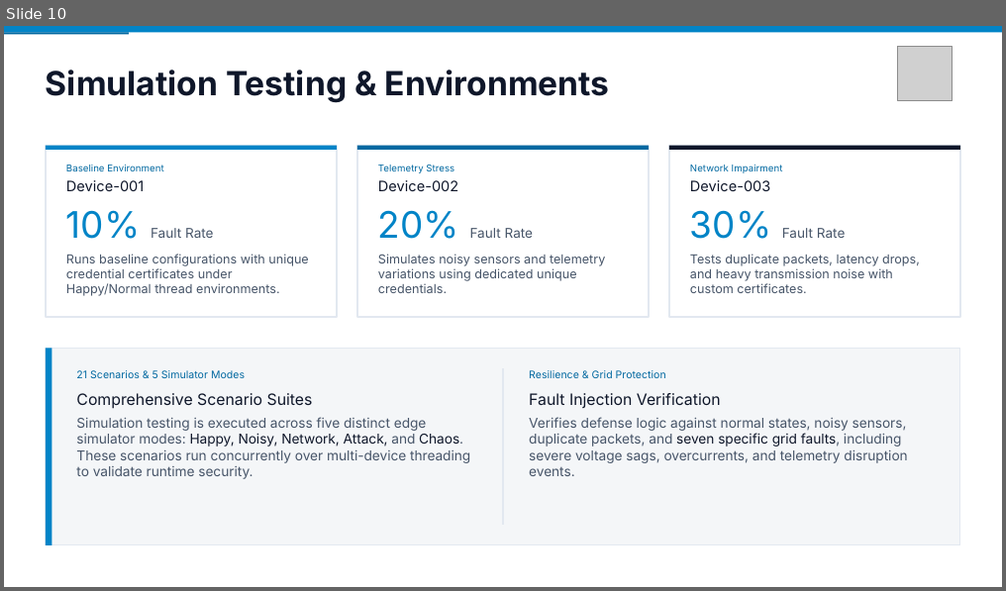
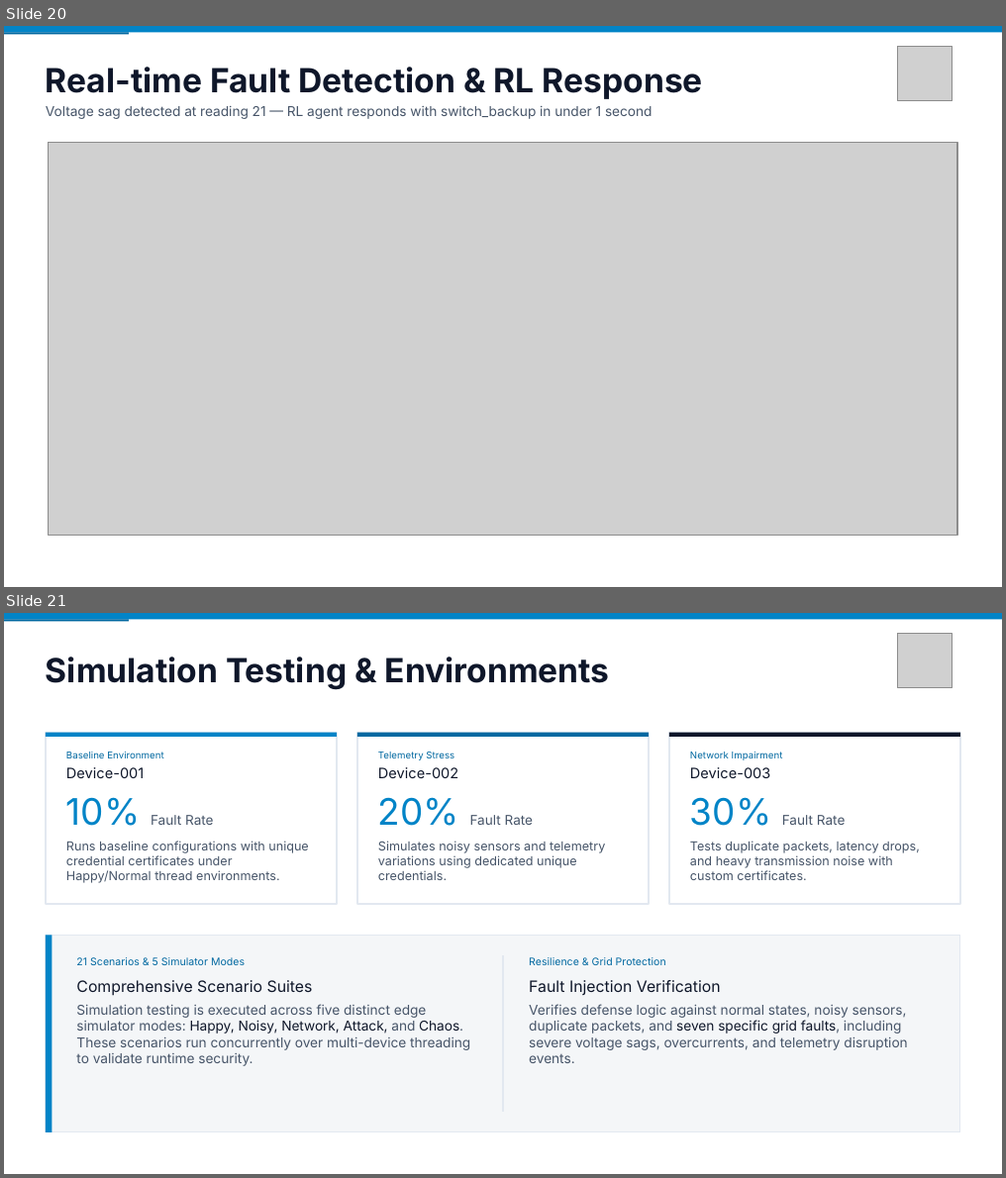
Before and after one commit to hrshimpi/power-grid-iot-RL-pipeline, a slide deck: docs/Grid-RL Presentation.pptx. Shown one above the other, each under a label of ours: slide 10 before the commit, slides 20 and 21 after it. The pictures are 1006x591 and 1006x1178 pixels, drawn with LibreOffice and Linux fonts; fonts in the diff are those of the drawing; grey boxes stand for pictures; background and template pictures are left out. Boxes give left, top, right and bottom in pixels: in the first picture for what was removed or moved away, otherwise in the second. Text is boxed around its words. In the diff, an @@ line names an element or a change of style, - is before the commit and + after.

Commit message:
docs: update presentation deck
Expanded from 13 to 24 slides: deeper architecture/security detail,
the full stage-by-stage data journey, attack simulation, and the
fault-detection chart.

```diff
--- a/docs/Grid-RL Presentation.pptx
+++ b/docs/Grid-RL Presentation.pptx
@@ slide 20 added at (4, 26, 1002, 587), background #FFFFFF @@
@@ rectangle added at (4, 26, 1002, 32), fill #0284C7 @@
@@ rectangle added at (4, 32, 129, 34), fill #0369A1 @@
@@ picture added at (898, 47, 952, 101) @@
@@ text added at (46, 67, 703, 119), 9.8 pt, text #475569 @@
+Real-time Fault Detection & RL Response
+Voltage sag detected at reading 21 — RL agent responds with switch_backup in under 1 second
@@ picture added at (49, 143, 958, 536) @@
@@ what was slide 10 is now slide 21 @@
```
Also in this commit, not shown: 5 slides changed, 10 other slides added.
